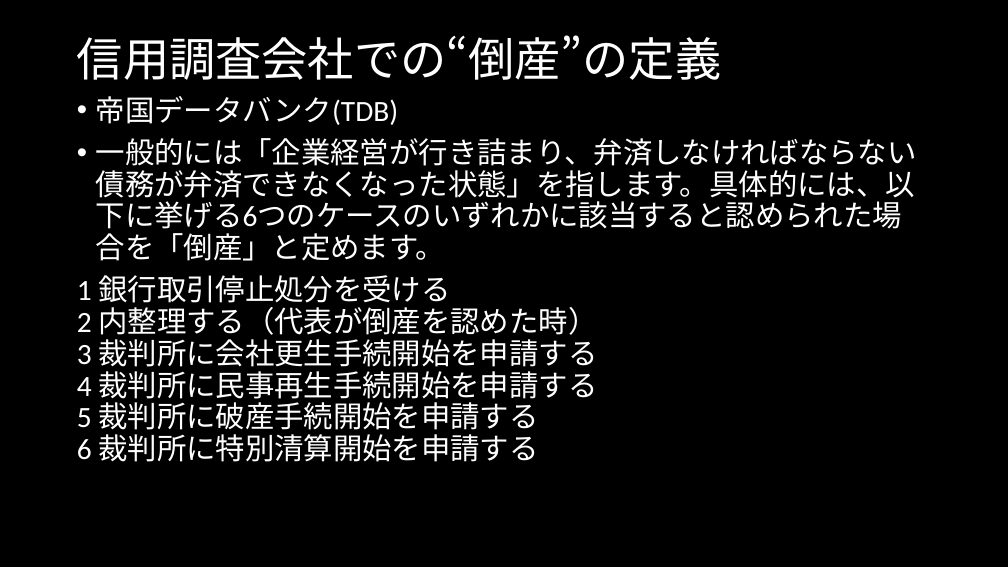
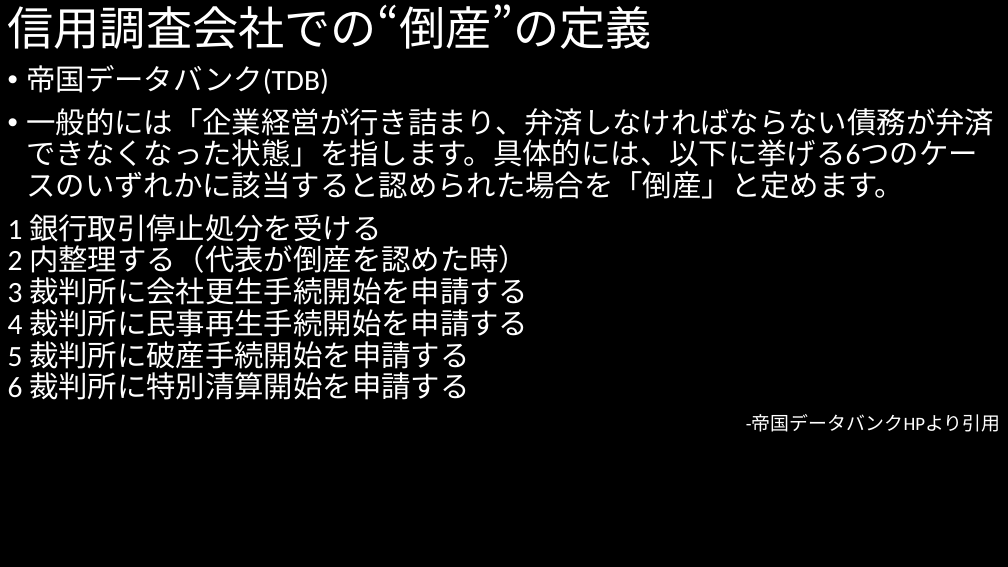
Before and after one commit to MAGA-Phantom/OperationSotsuron, a slide deck: slide 9 of 倒産の研究(仮).pptx. Drawn at 1008x567 pixels with LibreOffice and Linux fonts; fonts in the diff are those of the drawing. Boxes give left, top, right and bottom in pixels: in the first picture for what was removed or moved away, otherwise in the second. Text is boxed around its words. In the diff, an @@ line names an element or a change of style, - is before the commit and + after.

```diff
--- a/倒産の研究(仮).pptx
+++ b/倒産の研究(仮).pptx
@@ title "信用調査会社での“倒産”の定義": place and size @@
-title "信用調査会社での“倒産”の定義" at bbox=[77, 35, 721, 80]
+title "信用調査会社での“倒産”の定義" at bbox=[8, 4, 652, 49]
@@ text "帝国データバンク(TDB)": place and size @@
-text "帝国データバンク(TDB)" at bbox=[77, 96, 917, 462]
+text "帝国データバンク(TDB)" at bbox=[8, 65, 1001, 432]
@@ text at bbox=[746, 415, 1001, 432]: paragraph added @@
+-帝国データバンクHPより引用
```
Also in this commit, not shown: 22 other slides changed.
